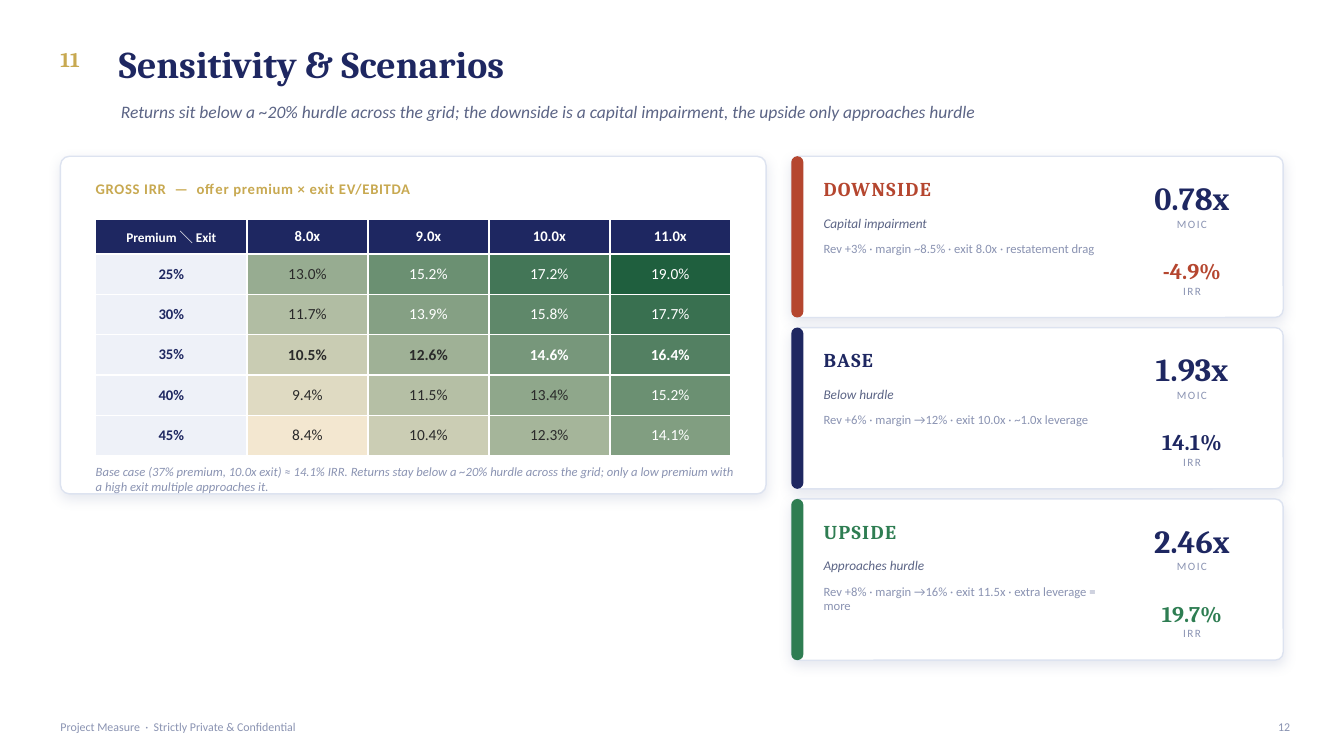
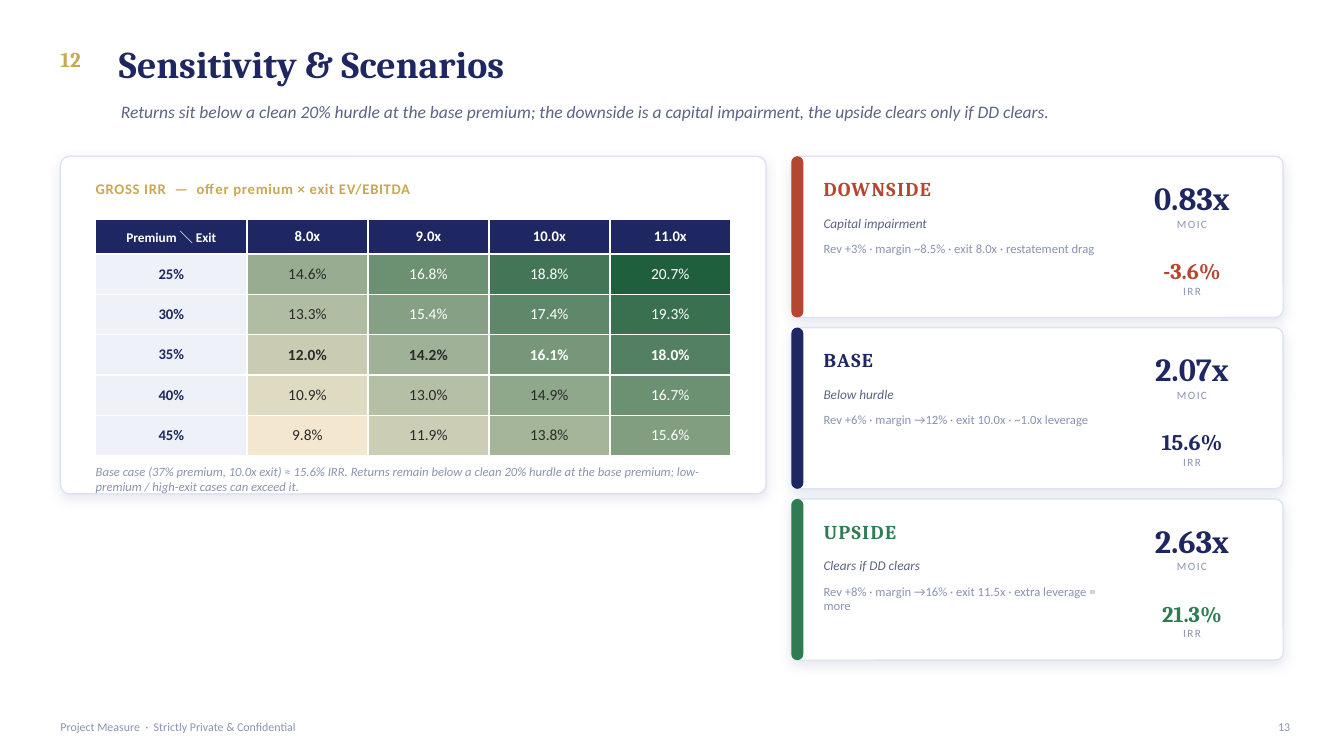
Before and after one commit to ankimo1210/projects, a slide deck: slide 13 of aisan_lbo_case/docs/AISAN_4667_Take_Private_Case_Study.pptx (slide 12 before the commit). Drawn at 1344x756 pixels with LibreOffice and Linux fonts; fonts in the diff are those of the drawing. Boxes give left, top, right and bottom in pixels: in the first picture for what was removed or moved away, otherwise in the second. Text is boxed around its words. In the diff, an @@ line names an element or a change of style, - is before the commit and + after.

```diff
--- a/aisan_lbo_case/docs/AISAN_4667_Take_Private_Case_Study.pptx
+++ b/aisan_lbo_case/docs/AISAN_4667_Take_Private_Case_Study.pptx
@@ text at (x1=60, y1=53, x2=80, y2=67): text changed @@
-11
+12
@@ text at (x1=121, y1=106, x2=1049, y2=121): text changed @@
-Returns sit below a ~20% hurdle across the grid; the downside is a capital impairment, the upside only approaches hurdle
+Returns sit below a clean 20% hurdle at the base premium; the downside is a capital impairment, the upside clears only if DD clears.
@@ text at (x1=1154, y1=188, x2=1230, y2=211): text changed @@
-0.78x
+0.83x
@@ table at (x1=96, y1=220, x2=731, y2=457) @@
-row 2: 25% | 13.0% | 15.2% | 17.2% | 19.0%
+row 2: 25% | 14.6% | 16.8% | 18.8% | 20.7%
-row 3: 30% | 11.7% | 13.9% | 15.8% | 17.7%
+row 3: 30% | 13.3% | 15.4% | 17.4% | 19.3%
-row 4: 35% | 10.5% | 12.6% | 14.6% | 16.4%
+row 4: 35% | 12.0% | 14.2% | 16.1% | 18.0%
-row 5: 40% | 9.4% | 11.5% | 13.4% | 15.2%
+row 5: 40% | 10.9% | 13.0% | 14.9% | 16.7%
-row 6: 45% | 8.4% | 10.4% | 12.3% | 14.1%
+row 6: 45% | 9.8% | 11.9% | 13.8% | 15.6%
@@ text at (x1=1163, y1=264, x2=1220, y2=280): text changed @@
--4.9%
+-3.6%
@@ text at (x1=1155, y1=359, x2=1229, y2=382): text changed @@
-1.93x
+2.07x
@@ text at (x1=1162, y1=435, x2=1223, y2=451): text changed @@
-14.1%
+15.6%
@@ text at (x1=96, y1=467, x2=699, y2=494): text changed @@
-Base case (37% premium, 10.0x exit) ≈ 14.1% IRR. Returns stay below a ~20% hurdle across the grid; only a low premium with a high exit multiple approaches it.
+Base case (37% premium, 10.0x exit) ≈ 15.6% IRR. Returns remain below a clean 20% hurdle at the base premium; low-premium / high-exit cases can exceed it.
@@ text at (x1=1155, y1=531, x2=1229, y2=554): text changed @@
-2.46x
+2.63x
@@ text at (x1=824, y1=561, x2=920, y2=572): text changed @@
-Approaches hurdle
+Clears if DD clears
@@ text at (x1=1162, y1=607, x2=1222, y2=623): text changed @@
-19.7%
+21.3%
```
Also in this commit, not shown: 13 other slides changed, 2 slides added, 8 other files.
